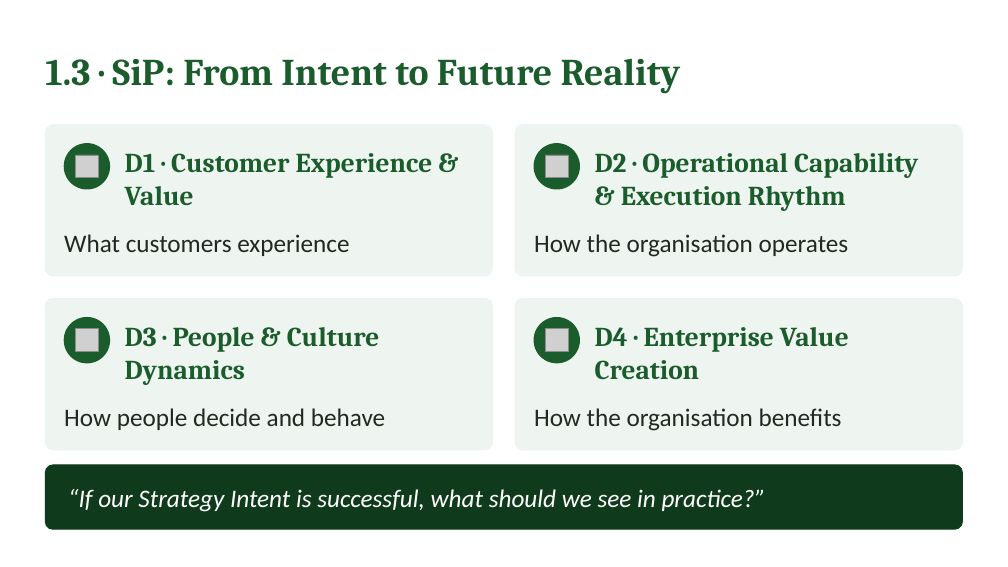
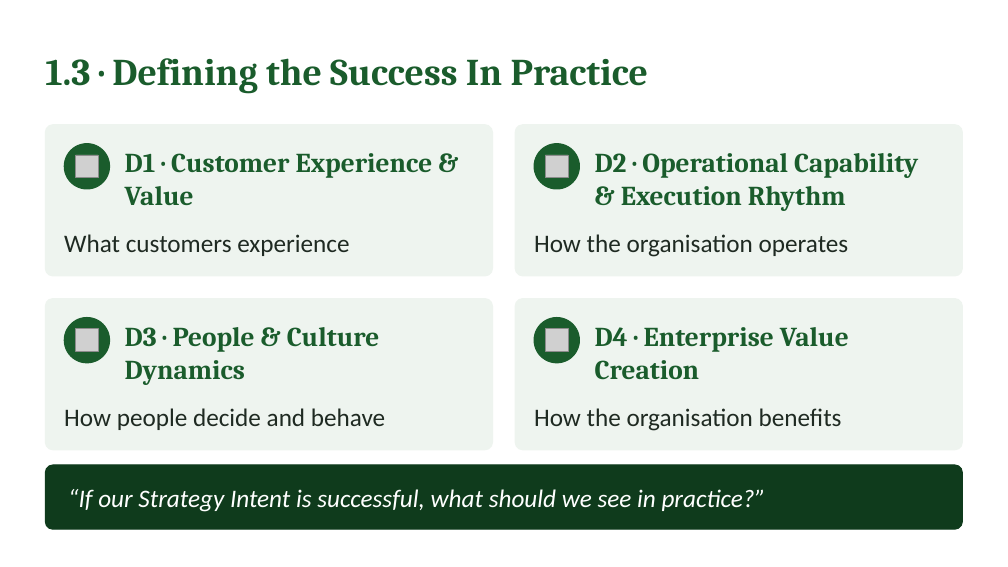
Before and after one commit to IBSL26/ibsl-platform, a slide deck: slide 9 of Unit decks/Unit 02 - Strategy Visioning & Success in Practice (SiP).pptx. Drawn at 1008x567 pixels with LibreOffice and Linux fonts; fonts in the diff are those of the drawing; grey boxes stand for pictures. Boxes give left, top, right and bottom in pixels: in the first picture for what was removed or moved away, otherwise in the second. Text is boxed around its words. In the diff, an @@ line names an element or a change of style, - is before the commit and + after.

```diff
--- a/Unit decks/Unit 02 - Strategy Visioning & Success in Practice (SiP).pptx
+++ b/Unit decks/Unit 02 - Strategy Visioning & Success in Practice (SiP).pptx
@@ text at (x1=45, y1=58, x2=648, y2=93): text changed @@
-1.3 · SiP: From Intent to Future Reality
+1.3 · Defining the Success In Practice
```
Also in this commit, not shown: 4 other slides changed, 12 slides removed, 2 other files.
